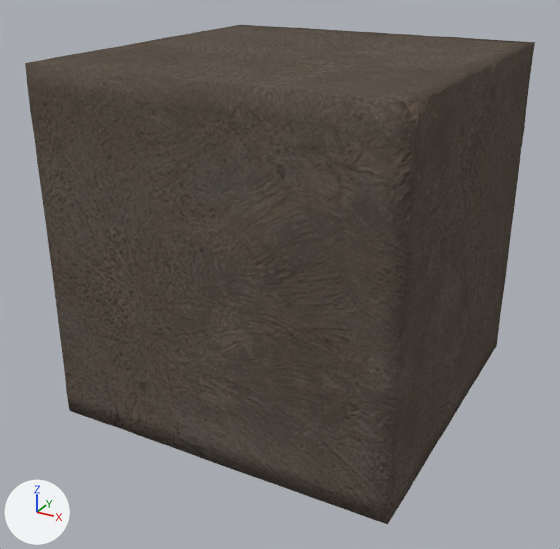
A saved change to the Blender file assets/materials.blend.
The view is the same before and after, from a camera (50 mm lens) standing at (1.96, -3.8, 1.58) and looking at (-0.05, -0.15, -0.25). Arrows for +X, +Y and +Z are at lower left; the lights stay in place. The same objects are shown in both versions, whatever each file hides.

The first picture shows 'concrete_damaged_1'.
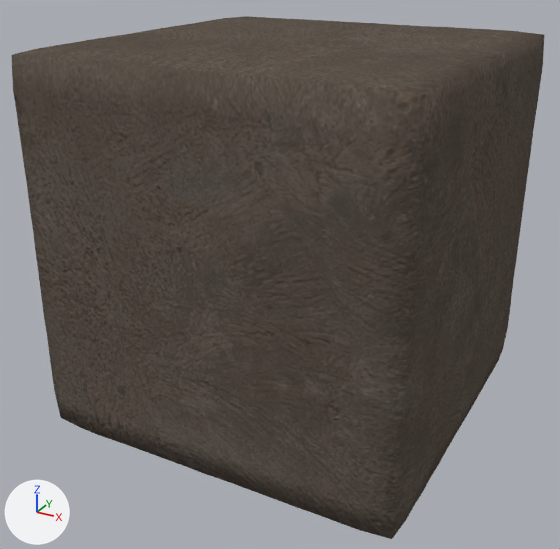
Commit message: Concrete Damaged

Pixel boxes [x1, y1, x2, y2] of what changed, in the pictures (560 x 549 px):
'concrete_damaged_1', surface changed: [11, 16, 544, 539] in both
part 1 of me_cube_001, surface changed: before [25, 25, 535, 524]; after [11, 16, 544, 539]

The change, as a diff of the scene's bpy script:
```diff
--- a/assets/materials.blend.py
+++ b/assets/materials.blend.py
@@ img_vkmhfd3_2k_displacement_exr @@
-img_vkmhfd3_2k_displacement_exr = load_image('vkmhfd3_2K_Displacement.exr', 'surfaces/Concrete_Damaged_vkmhfd3_2K_surface_ms/vkmhfd3_2K_Displacement.jpg', 2048, 2048, 'Linear Rec.709')
+img_vkmhfd3_2k_displacement_exr = load_image('vkmhfd3_2K_Displacement.jpg', 'surfaces/Concrete_Damaged_vkmhfd3_2K_surface_ms/vkmhfd3_2K_Displacement.jpg', 2048, 2048, 'sRGB')
@@ mat_concrete_damaged_1 @@
 n4 = _N.new('ShaderNodeDisplacement'); n4.name = 'Displacement'
-n4.inputs[2].default_value = 0.25  # 'Scale'
+n4.inputs[2].default_value = -0.25  # 'Scale'
 n5 = _N.new('ShaderNodeTexImage'); n5.name = 'Image Texture.003'
@@ me_cube_001 @@
 me_cube_001.from_pydata(...)  # 98 vertices, 96 faces; spans x -1.0..1.0, y -1.0..1.0, z -1.0..1.0
 # used by ob_concrete_damaged_1; location = (0.0, 0.0, 0.0)
+# me_cube_001 part 1: texture (UV) coordinates of 92 of 96 faces, centred in x -1.0..1.0, y -1.0..1.0, z -1.0..1.0, changed; they spanned u 0.12..0.88, v 0.0..1.0 and now span u 0.13..0.87, v 0.01..0.99
 me_cube_001.materials.append(mat_concrete_damaged_1)
```
